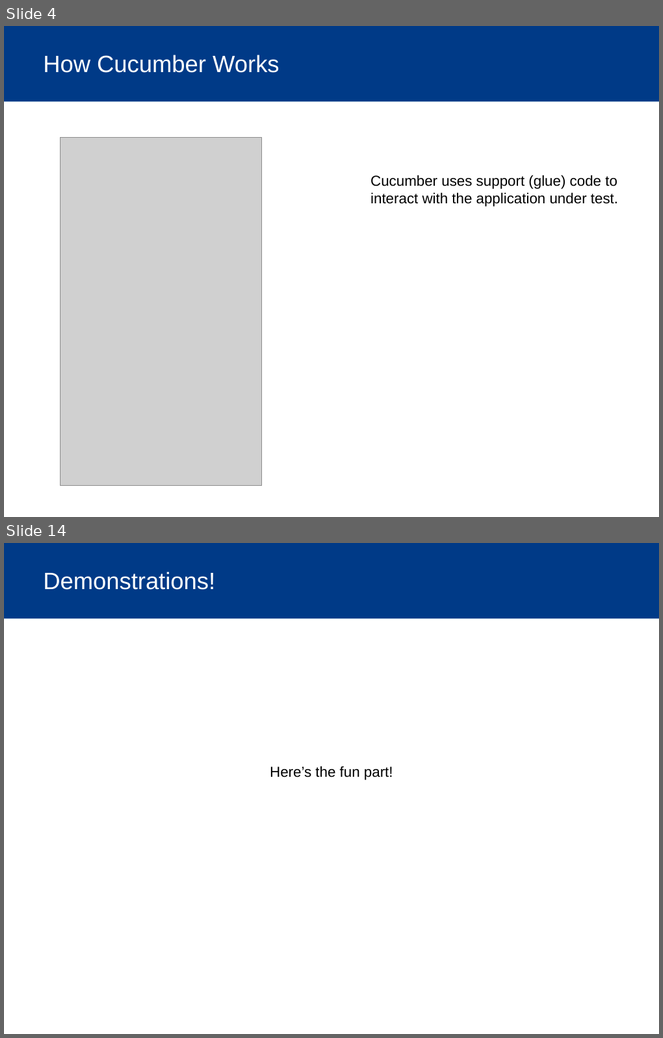
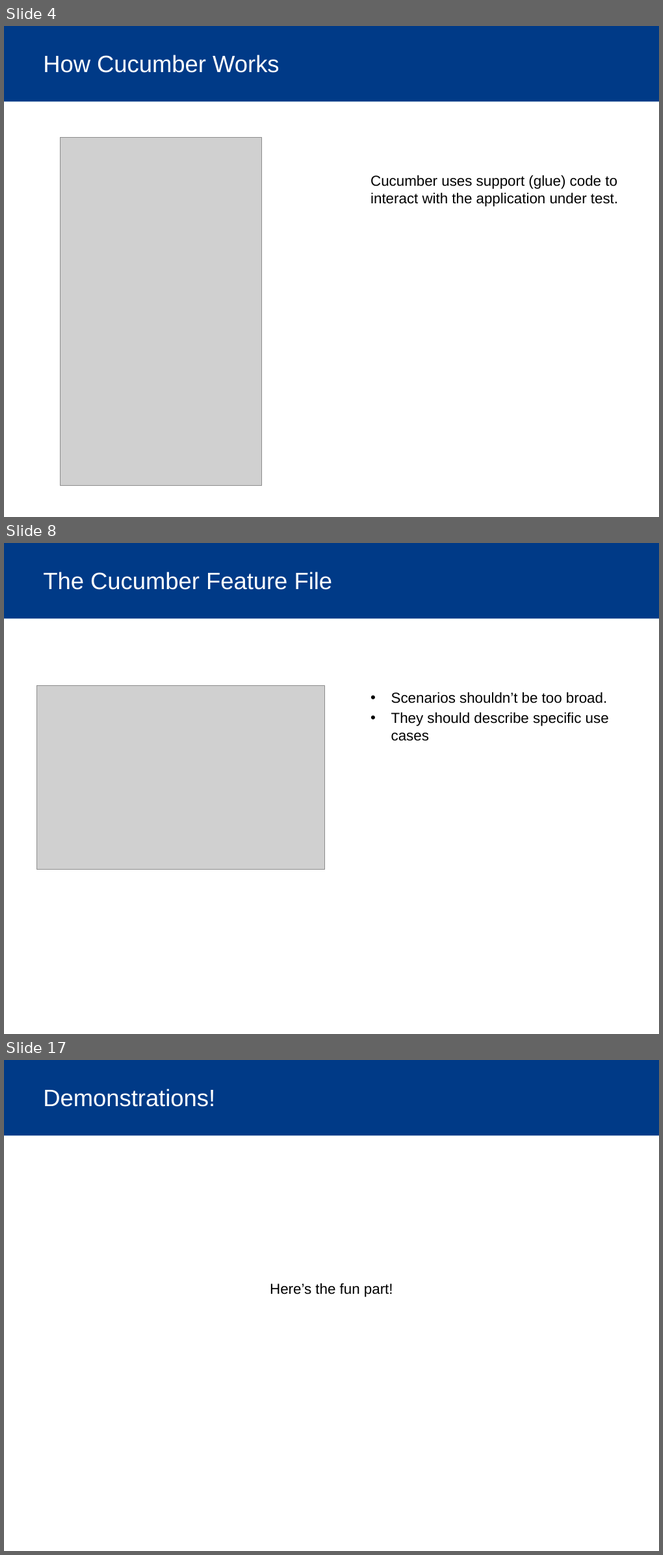
Before and after one commit to bmanley91/cucumber-test, a slide deck: Cucumber.pptx. Shown one above the other, each under a label of ours: slides 4 and 14 before the commit, slides 4, 8 and 17 after it; the slides between them are not shown. The pictures are 663x1038 and 663x1555 pixels, drawn with LibreOffice and Linux fonts; fonts in the diff are those of the drawing; grey boxes stand for pictures; background and template pictures are left out. Boxes give left, top, right and bottom in pixels: in the first picture for what was removed or moved away, otherwise in the second. Text is boxed around its words. In the diff, an @@ line names an element or a change of style, - is before the commit and + after.

```diff
--- a/Cucumber.pptx
+++ b/Cucumber.pptx
@@ slide 8 added at (4,543,659,1034), background #FFFFFF; not listed: 1 template element that a slide beside it also shows @@
@@ title added at (43,572,333,590), 26 pt, text #FFFFFF @@
+The Cucumber Feature File
@@ picture added at (36,685,324,869) @@
@@ text added at (391,692,609,741), 16 pt, text #000000 @@
+• Scenarios shouldn’t be too broad.
+• They should describe specific use cases
@@ what was slide 14 is now slide 17 @@
```
Also in this commit, not shown: 9 slides changed, 2 other slides added.
